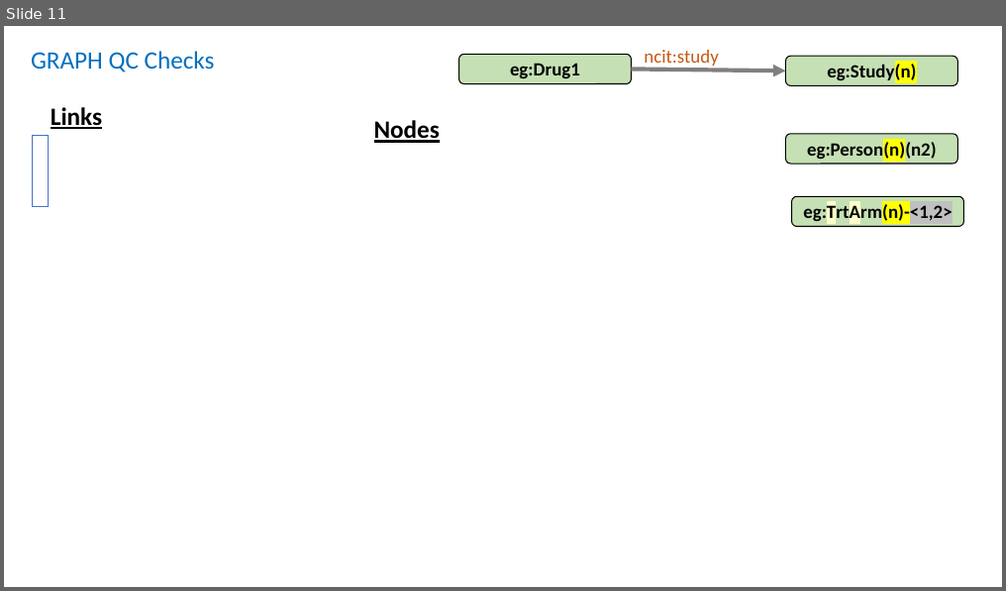
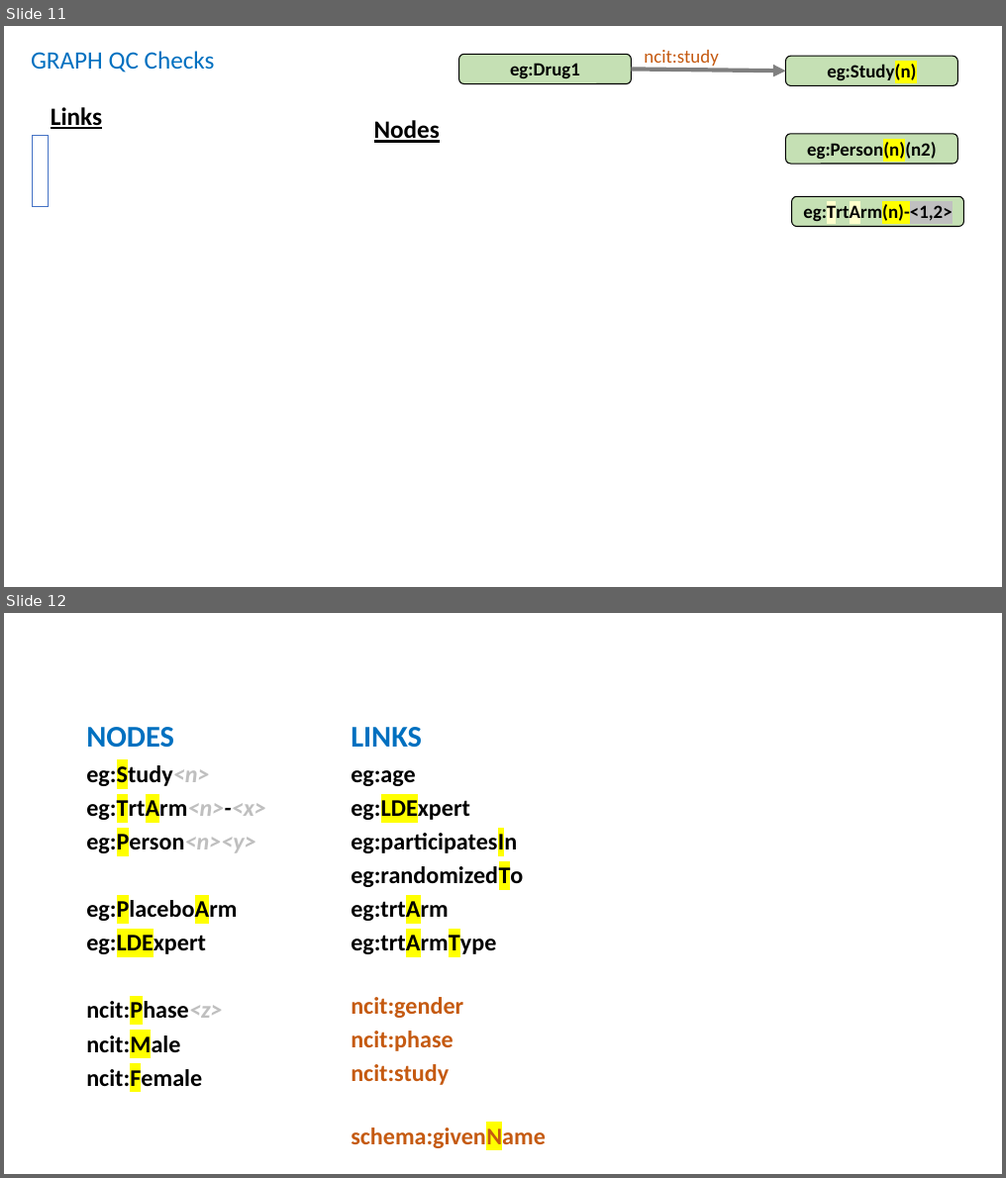
Before and after one commit to phuse-org/LinkedDataWorkshop, a slide deck: CSS2018/presentation/images/ImagesForPres.pptx. Shown one above the other, each under a label of ours: slide 11 before the commit, slides 11 and 12 after it. The pictures are 1006x591 and 1006x1178 pixels, drawn with LibreOffice and Linux fonts; fonts in the diff are those of the drawing. Boxes give left, top, right and bottom in pixels: in the first picture for what was removed or moved away, otherwise in the second. Text is boxed around its words. In the diff, an @@ line names an element or a change of style, - is before the commit and + after.

```diff
--- a/CSS2018/presentation/images/ImagesForPres.pptx
+++ b/CSS2018/presentation/images/ImagesForPres.pptx
@@ slide 12 added at (4,613,1002,1174), background #FFFFFF @@
@@ table added at (75,713,287,1096), 9 rows, 1 columns @@
+NODES
+eg:Study<n>
+eg:TrtArm<n>-<x>
+eg:Person<n><y>
+eg:PlaceboArm
+eg:LDExpert
+ncit:Phase<z>
+ncit:Male
+ncit:Female
@@ table added at (341,713,767,1155), 11 rows, 1 columns @@
+LINKS
+eg:age
+eg:LDExpert
+eg:participatesIn
+eg:randomizedTo
+eg:trtArm
+eg:trtArmType
+ncit:gender
+ncit:phase
+ncit:study
+schema:givenName
```
Also in this commit, not shown: 1 slide removed, 2 other files.
